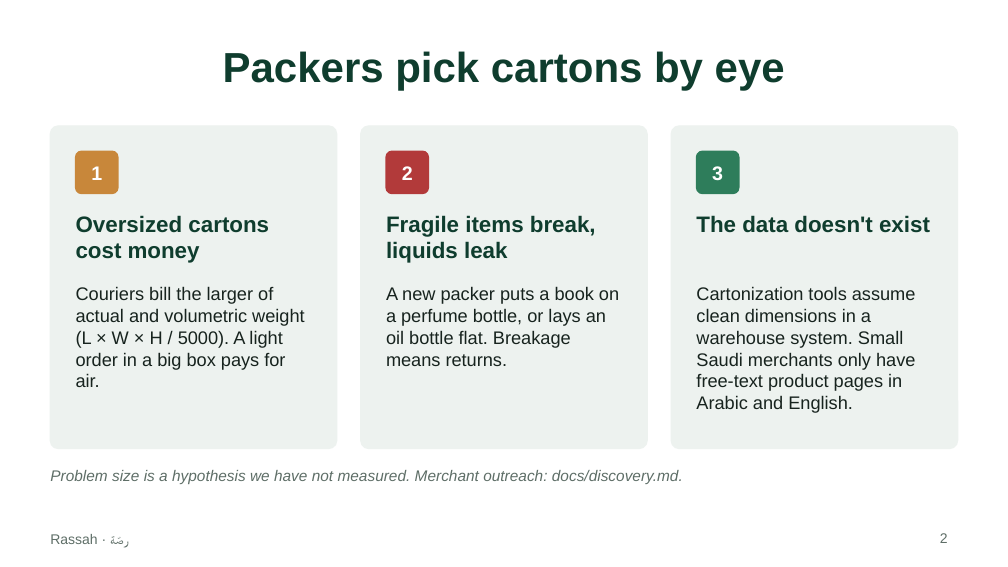
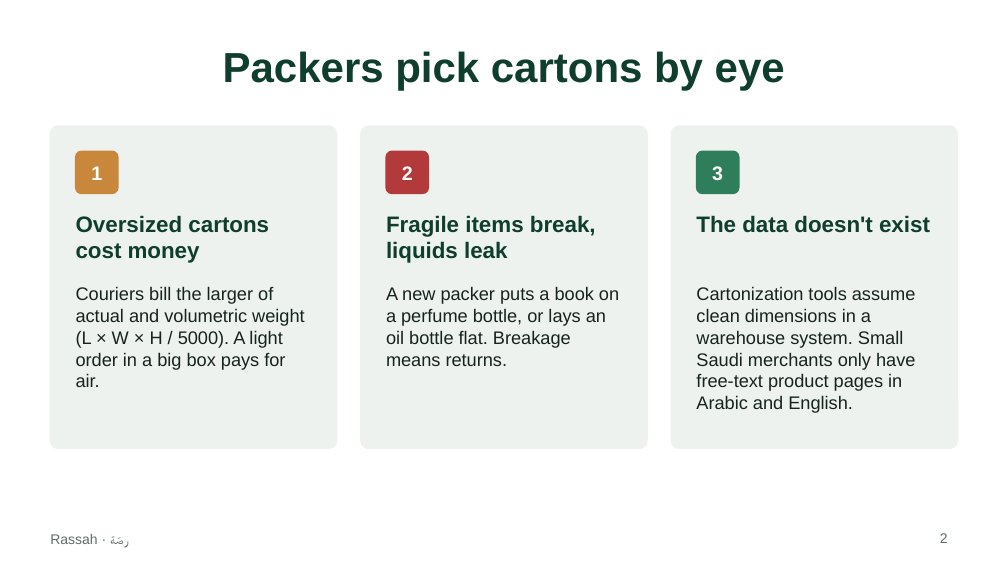
Before and after one commit to justAbdulaziz10/Rassah, a slide deck: slide 2 of docs/report/deck.pptx. Drawn at 1008x567 pixels with LibreOffice and Linux fonts; fonts in the diff are those of the drawing. Boxes give left, top, right and bottom in pixels: in the first picture for what was removed or moved away, otherwise in the second. Text is boxed around its words. In the diff, an @@ line names an element or a change of style, - is before the commit and + after.

```diff
--- a/docs/report/deck.pptx
+++ b/docs/report/deck.pptx
@@ text removed at [50, 470, 683, 484] @@
-Problem size is a hypothesis we have not measured. Merchant outreach: docs/discovery.md.
```
Also in this commit, not shown: 19 other files.
